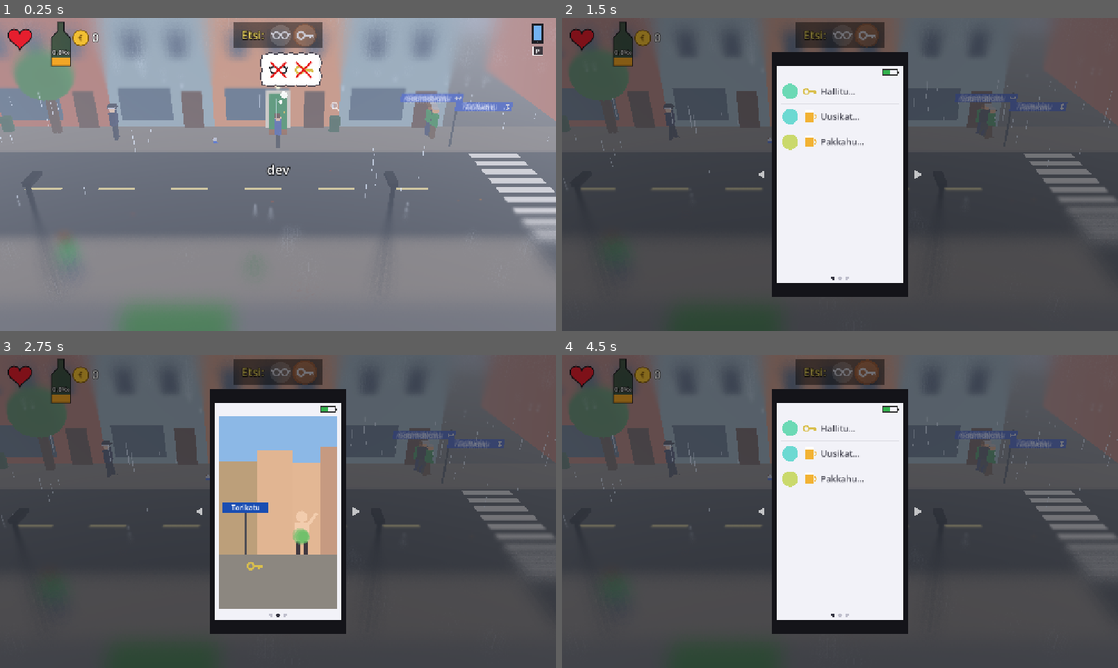
Above: before the commit, frames 1-4 (two rows, left to right).
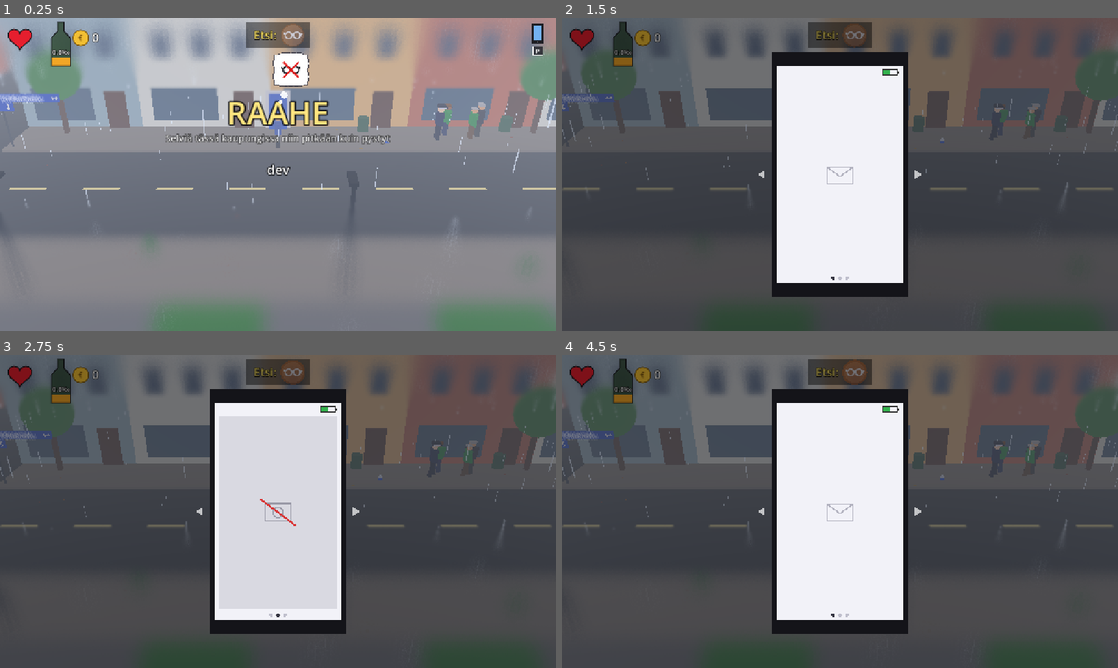
Above: after the commit, the same moments.

Repository: Ecculi/GoodMorningMoonshine
Game: Godot game, scene res://scenes/main.tscn
Same seed, same stepped clock (60 frames per second), same inputs: the game is played once before the commit and once after it.
Inputs (mouse positions are in pixels of both pictures, inside the frame that each line leads up to):
- Up to frame 1 (0.25 s): no input
- Up to frame 2 (1.5 s): tap Enter at 0.5 s; move the mouse to (962, 158) at 0.52 s; hold Right (move_right) 0.53-1.25 s; hold Shift (run) 0.53-1.25 s; tap P (phone) at 0.6 s; click (962, 158) at 0.67 s; drag from (728, 190) to (812, 237) at 1.27 s
- Up to frame 3 (2.75 s): move the mouse to (333, 442) at 2.02 s; hold Right (move_right) from 2.03 s (still down); hold Space (action) from 2.03 s (still down); tap Shift (run) at 2.3 s
- Up to frame 4 (4.5 s): release Right (move_right) at 2.75 s; release Space (action) at 2.75 s; drag from (812, 574) to (673, 464) at 2.77 s; tap Enter at 3.5 s; move the mouse to (1006, 558) at 3.52 s; hold Left (move_left) 3.53-4.25 s; hold Shift (run) 3.53-4.25 s; tap Space (action) at 4.25 s; drag from (673, 464) to (756, 433) at 4.27 s

The runs differ from the first frame. In frame 1, 32% of the frame differs, in the area x 0-100%, y 0-100%; in frame 2, 15%; in frame 3, 27%; in frame 4, 15%.

Commit message:
Cities: Raahe alongside Oulu; a new game picks the city and shows its name
The street grid is now data per city (streets, camera directions, sea,
start, police station, pedestrian street, phone map orientation). A new
game picks a city at random and the whole game, until death, is played
there. The city's name shows big in the middle at the start until the
player moves.

Raahe: N-S Rantakatu, Kauppakatu, Kirkkokatu, Reiponkatu, Palokunnankatu;
W-E Kirkkolahdenkatu, Pitkankarinkatu, Saaristokatu, Cortenkatu,
Brahenkatu, Koulukatu, Sovionkatu; the sea to the north.

Co-Authored-By: Claude Opus 5.5 <noreply@anthropic.com>
Claude-Session: https://claude.ai/code/session_014p1PeeGbmYxJmsVU4HYhz4

Diff:
--- a/localization/strings.csv
+++ b/localization/strings.csv
@@ -177,3 +177,4 @@
 HL_BIKE_3,"""Kling kling"" olivat viimeiset kuullut äänet"
 CAP_BIKE_1,"Pyöräilijä: ""Jalkakäytävä on minun kaistani."""
 CAP_BIKE_2,Potkulauta ajoi pois kuin mitään ei olisi tapahtunut.
+CITY_SUB,Selviä tässä kaupungissa niin pitkään kuin pystyt
--- a/scripts/block_builder.gd
+++ b/scripts/block_builder.gd
@@ -32,7 +32,7 @@
 		_sea(root)
 	else:
 		_buildings(root, rng, home_x)
-		if seg == CityMap.POLICE_STATION:
+		if seg == CityMap.police_station():
 			_police_station(root)
 		if home_x != INF:
 			_home_door(root, home_x, home_type)
@@ -43,8 +43,8 @@
 		doors.append(sh["x"])
 	if home_x != INF:
 		doors.append(home_x)
-	if seg == CityMap.POLICE_STATION:
-		doors.append(CityMap.POLICE_DOOR_X)
+	if seg == CityMap.police_station():
+		doors.append(CityMap.police_door_x())
 	root.set_meta("doors", doors)
 	_props(root, rng, sea)
 	_signs(root, seg)
@@ -196,7 +196,7 @@
 ## Police station front: grey-blue facade, blue POLIISI sign, glass door.
 static func _police_station(root: Node3D) -> void:
 	root.set_meta("shops", [])  # no shop doors hidden behind the station front
-	var x := CityMap.POLICE_DOOR_X
+	var x := CityMap.police_door_x()
 	_box(root, Vector3(x, 4.0, -7.93), Vector3(9.0, 8.0, 0.08), Color(0.62, 0.66, 0.72))
 	_box(root, Vector3(x, 1.2, -7.86), Vector3(1.6, 2.4, 0.1), Color(0.55, 0.7, 0.8))
 	_box(root, Vector3(x, 3.0, -7.84), Vector3(3.6, 0.7, 0.1), Color(0.1, 0.25, 0.65))
--- a/scripts/city_map.gd
+++ b/scripts/city_map.gd
@@ -1,55 +1,108 @@
 extends RefCounted
-## Oulu city centre street grid. Every view is one block: a piece of one
-## street between two crossing streets.
+## City street grids. Every view is one block: a piece of one street
+## between two crossing streets. A new game picks a city (set_city) and
+## the whole game, until death, is played in it.
 ##
 ## A segment is Vector3i(family, street, k):
-##   family 0 = A street, the block lies between B_STREETS[k] and B_STREETS[k + 1]
-##   family 1 = B street, the block lies between A_STREETS[k] and A_STREETS[k + 1]
+##   family 0 = A street, the block lies between B[k] and B[k + 1]
+##   family 1 = B street, the block lies between A[k] and A[k + 1]
 ##
-## Edit the lists below to fix the street order. Street names stay in
-## Finnish in every language.
+## For every city:
+## - A streets are listed from the shore side (index 0, the far side of
+##   it is the sea) away from it. On an A street the camera looks towards
+##   the shore and +x on screen points towards higher B indexes.
+## - B streets are listed so that on a B street the camera looks towards
+##   higher B indexes and +x on screen points towards higher A indexes.
+## - view_azimuth: compass direction the camera looks at on [A, B] streets.
+## - map_u / map_v: screen directions (north up) of "along A" (B index)
+##   and "across A" (A index) on the phone map.
+## Street names stay in Finnish in every language.
 
-## Streets running SW–NE, listed from the shore (NW) towards the railway (SE)
-## (checked against a map). The canal and its parks run between Uusikatu
-## and Mäkelininkatu; Vaarankatu is only a short street along the canal.
-const A_STREETS := ["Rantakatu", "Aleksanterinkatu", "Torikatu", "Kirkkokatu", "Isokatu",
-	"Uusikatu", "Mäkelininkatu", "Koulukatu", "Rautatienkatu"]
+const CITIES := [
+	{
+		"name": "Oulu",
+		# SW–NE streets from the shore (NW) towards the railway (SE). The
+		# canal and its parks run between Uusikatu and Mäkelininkatu.
+		"a": ["Rantakatu", "Aleksanterinkatu", "Torikatu", "Kirkkokatu", "Isokatu",
+			"Uusikatu", "Mäkelininkatu", "Koulukatu", "Rautatienkatu"],
+		# NW–SE streets from SW to NE. Kauppurienkatu is Rotuaari.
+		"b": ["Sepänkatu", "Albertinkatu", "Saaristonkatu", "Kauppurienkatu",
+			"Pakkahuoneenkatu", "Hallituskatu", "Asemakatu"],
+		"view_azimuth": [315.0, 45.0],
+		"map_u": Vector2(0.7071, -0.7071),
+		"map_v": Vector2(0.7071, 0.7071),
+		"start": Vector3i(0, 3, 4),            # Kirkkokatu, Pakkahuoneenkatu–Hallituskatu
+		"police": Vector3i(0, 4, 4),           # Isokatu, Pakkahuoneenkatu–Hallituskatu
+		"police_door_x": 8.0,
+		"pedestrian": "Kauppurienkatu",        # Rotuaari: no cars
+	},
+	{
+		"name": "Raahe",
+		# West–east streets from the shore (Kirkkolahti, north) southwards.
+		# (Ämmänkatu and Nahkurinkuja are only partial streets.)
+		"a": ["Kirkkolahdenkatu", "Pitkänkarinkatu", "Saaristokatu", "Cortenkatu",
+			"Brahenkatu", "Koulukatu", "Sovionkatu"],
+		# North–south streets from west to east.
+		"b": ["Rantakatu", "Kauppakatu", "Kirkkokatu", "Reiponkatu", "Palokunnankatu"],
+		"view_azimuth": [0.0, 90.0],
+		"map_u": Vector2(1, 0),
+		"map_v": Vector2(0, 1),
+		"start": Vector3i(1, 2, 2),            # Kirkkokatu by the church, Saaristokatu–Cortenkatu
+		"police": Vector3i(0, 4, 2),           # Brahenkatu, Kirkkokatu–Reiponkatu
+		"police_door_x": 8.0,
+		"pedestrian": "",
+	},
+]
 
-## Streets running NW–SE, listed from SW to NE (checked against a map).
-## Kauppurienkatu (Rotuaari) lies between Saaristonkatu and Pakkahuoneenkatu.
-## Nummikatu and Heinätorinkatu continue south-west of Sepänkatu (outside the area).
-## Partial streets the full grid can't show yet: Ojakatu (between Hallituskatu
-## and the canal, only Aleksanterinkatu–Torikatu), Asemakatu really starts at
-## Torikatu (the canal and Madetojan puisto are west of it), and Kajaaninkatu,
-## Linnankatu and Heikinkatu exist only east of Uusikatu.
-const B_STREETS := ["Sepänkatu", "Albertinkatu", "Saaristonkatu", "Kauppurienkatu",
-	"Pakkahuoneenkatu", "Hallituskatu", "Asemakatu"]
+static var city := 0
 
-## Compass direction the camera looks at on each street family.
-## A streets: camera looks NW, +x on screen points NE.
-## B streets: camera looks NE, +x on screen points SE.
-const VIEW_AZIMUTH := [315.0, 45.0]
 
-const START := Vector3i(0, 3, 4)  # Kirkkokatu, Pakkahuoneenkatu–Hallituskatu
-## Police station (roughly where the real one is: the block between
-## Kirkkokatu and Isokatu, Pakkahuoneenkatu–Hallituskatu), seen from Isokatu.
-const POLICE_STATION := Vector3i(0, 4, 4)
-const POLICE_DOOR_X := 8.0
+static func set_city(i: int) -> void:
+	city = clampi(i, 0, CITIES.size() - 1)
+
+
+static func city_name() -> String:
+	return CITIES[city]["name"]
+
+
+static func data() -> Dictionary:
+	return CITIES[city]
+
+
+static func start() -> Vector3i:
+	return data()["start"]
+
+
+static func police_station() -> Vector3i:
+	return data()["police"]
+
+
+static func police_door_x() -> float:
+	return data()["police_door_x"]
+
+
+static func view_azimuth(family: int) -> float:
+	return data()["view_azimuth"][family]
+
+
+static func is_pedestrian(seg: Vector3i) -> bool:
+	return data()["pedestrian"] != "" and street_name(seg) == data()["pedestrian"]
 
 
 static func streets(family: int) -> Array:
-	return A_STREETS if family == 0 else B_STREETS
+	return data()["a"] if family == 0 else data()["b"]
 
 
 static func cross_streets(family: int) -> Array:
-	return B_STREETS if family == 0 else A_STREETS
+	return data()["b"] if family == 0 else data()["a"]
 
 
 static func is_valid(seg: Vector3i) -> bool:
+	if seg.x < 0 or seg.x > 1:
+		return false
 	var own := streets(seg.x)
 	var cross := cross_streets(seg.x)
-	return seg.x >= 0 and seg.x <= 1 and seg.y >= 0 and seg.y < own.size() \
-		and seg.z >= 0 and seg.z < cross.size() - 1
+	return seg.y >= 0 and seg.y < own.size() and seg.z >= 0 and seg.z < cross.size() - 1
 
 
 static func street_name(seg: Vector3i) -> String:
@@ -72,11 +125,11 @@
 static func turn(seg: Vector3i, at_right: bool, up: bool) -> Dictionary:
 	var node := seg.z + (1 if at_right else 0)
 	if seg.x == 0:
-		# On an A street: up = NW, down = SE along the B street.
+		# On an A street: up = towards the shore along the B street.
 		if up:
 			return {"seg": Vector3i(1, node, seg.y - 1), "enter_right": true}
 		return {"seg": Vector3i(1, node, seg.y), "enter_right": false}
-	# On a B street: up = NE, down = SW along the A street.
+	# On a B street: up = towards higher B indexes along the A street.
 	if up:
 		return {"seg": Vector3i(0, node, seg.y), "enter_right": false}
 	return {"seg": Vector3i(0, node, seg.y - 1), "enter_right": true}
@@ -86,13 +139,13 @@
 	return is_valid(turn(seg, at_right, up)["seg"])
 
 
-## The far side of Rantakatu (looking NW) is the sea.
+## The far side of the shore street (A street 0) is the sea.
 static func far_side_is_sea(seg: Vector3i) -> bool:
 	return seg.x == 0 and seg.y == 0
 
 
 static func seed_of(seg: Vector3i) -> int:
-	return seg.x * 10007 + seg.y * 101 + seg.z * 7 + 12345
+	return city * 1000003 + seg.x * 10007 + seg.y * 101 + seg.z * 7 + 12345
 
 
 static func random_segment(rng: RandomNumberGenerator) -> Vector3i:
@@ -101,4 +154,4 @@
 		var seg := Vector3i(f, rng.randi() % streets(f).size(), rng.randi() % (cross_streets(f).size() - 1))
 		if is_valid(seg):
 			return seg
-	return START
+	return start()
--- a/scripts/game_state.gd
+++ b/scripts/game_state.gd
@@ -127,7 +127,7 @@
 var over := false
 
 ## Home for this game: block and the door's x position in it.
-var home_seg := CityMap.START
+var home_seg := CityMap.start()
 var home_x := 0.0
 ## "flat" (apartment), "basement" (storage room, padlock) or "friend" (sofa).
 var home_type := "flat"
@@ -147,7 +147,7 @@
 ## station with an ID card.
 var confiscated := -1
 ## Where the character wakes up (from day 2 on: never at home).
-var wake_seg := CityMap.START
+var wake_seg := CityMap.start()
 var wake_pos := Vector3.ZERO
 ## Today's weather: "sunny", "cloudy", "rain" or "snow".
 var weather := "sunny"
@@ -542,8 +542,10 @@
 	busy_time = 0.0
 	bonus = 0
 	sleep_place = "home"
+	# Every game is in one city, picked at random, until death.
+	CityMap.set_city(rng.randi() % CityMap.CITIES.size())
 	home_seg = CityMap.random_segment(rng)
-	while CityMap.far_side_is_sea(home_seg) or home_seg == CityMap.POLICE_STATION:
+	while CityMap.far_side_is_sea(home_seg) or home_seg == CityMap.police_station():
 		home_seg = CityMap.random_segment(rng)
 	home_x = rng.randf_range(-11.0, 11.0)
 	home_type = ["flat", "basement", "friend"][rng.randi() % 3]
@@ -616,8 +618,8 @@
 	if sleep_place == "jail":
 		# Released at the police station door; without an ID card they keep
 		# you longer, so the day starts later.
-		wake_seg = CityMap.POLICE_STATION
-		wake_pos = Vector3(CityMap.POLICE_DOOR_X, 0.0, -6.2)
+		wake_seg = CityMap.police_station()
+		wake_pos = Vector3(CityMap.police_door_x(), 0.0, -6.2)
 		if is_lost("idcard"):
 			clock_min += 120.0
 	_lose_items()
--- a/scripts/hud.gd
+++ b/scripts/hud.gd
@@ -82,6 +82,36 @@
 	var p := Vector2(0, vs.y * 0.5)
 	draw_string_outline(font, p, text, HORIZONTAL_ALIGNMENT_CENTER, vs.x, 30, 8, Color(0, 0, 0, 0.8 * a))
 	draw_string(font, p, text, HORIZONTAL_ALIGNMENT_CENTER, vs.x, 30, Color(1, 1, 1, a))
+
+
+## New game: the city's name big in the middle of the screen (with the
+## version under it) until the player starts moving.
+var _city_name := ""
+var _city_a := 0.0
+var _city_fading := false
+
+
+func show_city(n: String) -> void:
+	_city_name = n
+	_city_a = 1.0
+	_city_fading = false
+
+
+func _draw_city(vs: Vector2, font: Font) -> void:
+	if _city_a <= 0.0 or _city_name == "":
+		return
+	if GameState.moving:
+		_city_fading = true
+	if _city_fading:
+		_city_a = maxf(0.0, _city_a - get_process_delta_time() * 1.5)
+	var a := _city_a
+	var y := vs.y * 0.34
+	draw_string_outline(font, Vector2(0, y), _city_name.to_upper(), HORIZONTAL_ALIGNMENT_CENTER, vs.x, 72, 14,
+		Color(0, 0, 0, 0.8 * a))
+	draw_string(font, Vector2(0, y), _city_name.to_upper(), HORIZONTAL_ALIGNMENT_CENTER, vs.x, 72, Color(1, 0.9, 0.5, a))
+	var sub := tr("CITY_SUB")
+	draw_string_outline(font, Vector2(0, y + 40), sub, HORIZONTAL_ALIGNMENT_CENTER, vs.x, 22, 6, Color(0, 0, 0, 0.8 * a))
+	draw_string(font, Vector2(0, y + 40), sub, HORIZONTAL_ALIGNMENT_CENTER, vs.x, 22, Color(1, 1, 1, 0.9 * a))
 
 
 ## A lost thing was just found: shown big in the middle of the screen.
@@ -313,6 +343,7 @@
 	_draw_trade_hint()
 	_draw_found(vs)
 	_draw_version(vs, font)
+	_draw_city(vs, font)
 	_draw_achievement(vs, font)
 	_draw_head_heart(delta_draw())
 	_draw_arrest()
--- a/scripts/main.gd
+++ b/scripts/main.gd
@@ -65,7 +65,7 @@
 ## block so the shadows only drift with the wind.
 var _cloud_sun_set := false
 var level: Node3D
-var segment: Vector3i = CityMap.START
+var segment: Vector3i = CityMap.start()
 var npcs: Array = []
 ## Seagulls and dogs in the current block.
 var animals: Array = []
@@ -754,7 +754,7 @@
 	var sh = _shop_at(pos)
 	if sh != null:
 		return _try_shop(sh)
-	if segment == CityMap.POLICE_STATION and absf(pos.x - CityMap.POLICE_DOOR_X) < 0.9 and pos.z < -6.0:
+	if segment == CityMap.police_station() and absf(pos.x - CityMap.police_door_x()) < 0.9 and pos.z < -6.0:
 		_police_desk()
 		return true
 	if segment != GameState.home_seg:
@@ -825,6 +825,7 @@
 	player.reset(Vector3.ZERO)
 	_enter_block(GameState.home_seg, _home_door_pos(), 1)
 	hud.show_pocket_check()
+	hud.show_city(CityMap.city_name())
 
 
 ## From day 2 on the character wakes up somewhere other than home (they
@@ -844,7 +845,7 @@
 
 ## Police station desk: confiscated things are handed back with an ID card.
 func _police_desk() -> void:
-	var door := Vector3(CityMap.POLICE_DOOR_X, 2.2, -7.4)
+	var door := Vector3(CityMap.police_door_x(), 2.2, -7.4)
 	if GameState.confiscated < 0:
 		popup("?", door, Color(0.8, 0.9, 1.0))
 		return
@@ -1518,7 +1519,7 @@
 
 
 func _is_pedestrian_street() -> bool:
-	return CityMap.street_name(segment) == "Kauppurienkatu"
+	return CityMap.is_pedestrian(segment)
 
 
 ## A driver gets out of `car` angry and starts a fight.
@@ -1691,7 +1692,7 @@
 	var day_light := sin(f * PI)
 	var elev := deg_to_rad(maxf(day_light * 45.0, 4.0))
 	var sun_az := lerpf(60.0, 300.0, f)  # east in the morning, south at noon, west in the evening
-	var rel := deg_to_rad(sun_az - CityMap.VIEW_AZIMUTH[segment.x])
+	var rel := deg_to_rad(sun_az - CityMap.view_azimuth(segment.x))
 	# Screen: forward (camera look) = -Z, right = +X.
 	var to_sun := Vector3(cos(elev) * sin(rel), sin(elev), -cos(elev) * cos(rel))
 	sun.basis = Basis.looking_at(-to_sun, Vector3.UP)
@@ -1720,7 +1721,7 @@
 	# Cloud shadows only on sunny days; they drift while time moves.
 	clouds.visible = not cloudy and day_light > 0.15
 	if clouds.visible:
-		var a := deg_to_rad(CityMap.VIEW_AZIMUTH[segment.x])
+		var a := deg_to_rad(CityMap.view_azimuth(segment.x))
 		# Map wind (east, north) to screen axes (right = +x, forward = -z).
 		var right := Vector2(cos(a), -sin(a))
 		var fwd := Vector2(sin(a), cos(a))
--- a/scripts/modal_ui.gd
+++ b/scripts/modal_ui.gd
@@ -180,18 +180,19 @@
 func _draw_map(r: Rect2) -> void:
 	var font := get_theme_default_font()
 	draw_rect(r, Color(0.93, 0.92, 0.88))
-	var na := CityMap.A_STREETS.size()
-	var nb := CityMap.B_STREETS.size()
-	# Grid coords: u along A streets (towards NE), v across them (towards SE).
-	var ne := Vector2(1, -1).normalized()
-	var se := Vector2(1, 1).normalized()
+	var na := CityMap.streets(0).size()
+	var nb := CityMap.streets(1).size()
+	# Grid coords: u along A streets, v across them (screen directions from
+	# the city's data; north up).
+	var ne: Vector2 = CityMap.data()["map_u"]
+	var se: Vector2 = CityMap.data()["map_v"]
 	var span := float(maxi(na, nb))
 	var scale := minf(r.size.x, r.size.y - 30) / (span * 1.45)
 	var center := r.get_center() + Vector2(0, 14)
 	var mid := Vector2((nb - 1) * 0.5, (na - 1) * 0.5)
 	var to_screen := func(u: float, v: float) -> Vector2:
 		return center + (ne * (u - mid.x) + se * (v - mid.y)) * scale
-	# Sea on the NW side (beyond Rantakatu).
+	# The sea beyond the shore street.
 	var sea := PackedVector2Array([to_screen.call(-1.0, -0.4), to_screen.call(float(nb), -0.4),
 		to_screen.call(float(nb), -2.0), to_screen.call(-1.0, -2.0)])
 	draw_colored_polygon(sea, Color(0.6, 0.78, 0.92))
Not shown, changed: DESIGN.md
